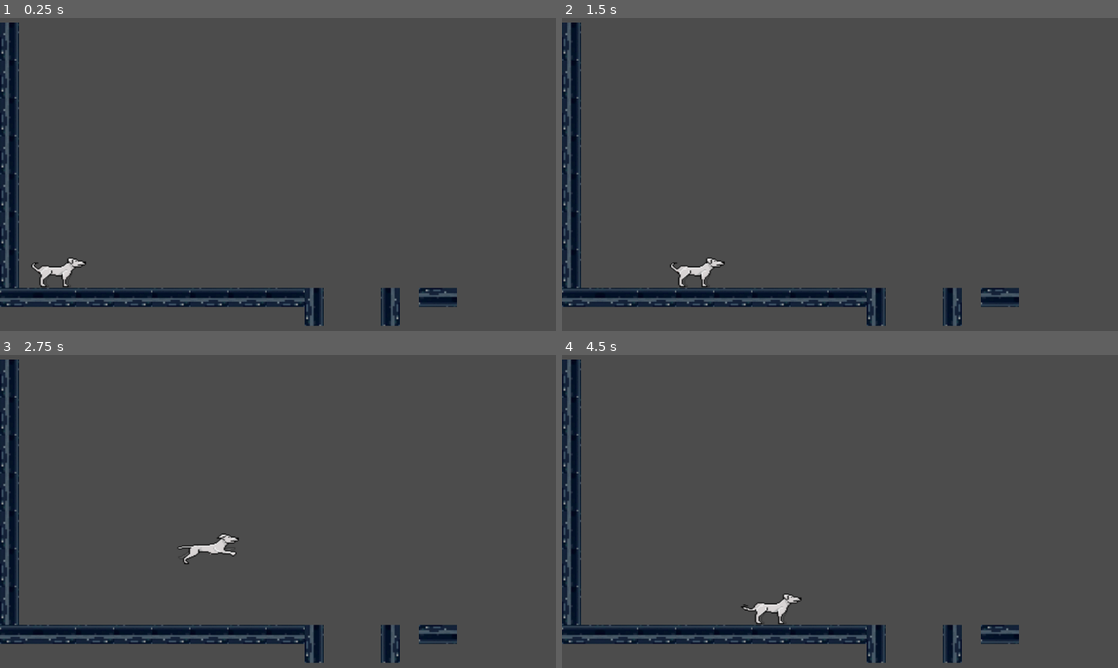
Above: before the commit, frames 1-4 (two rows, left to right).
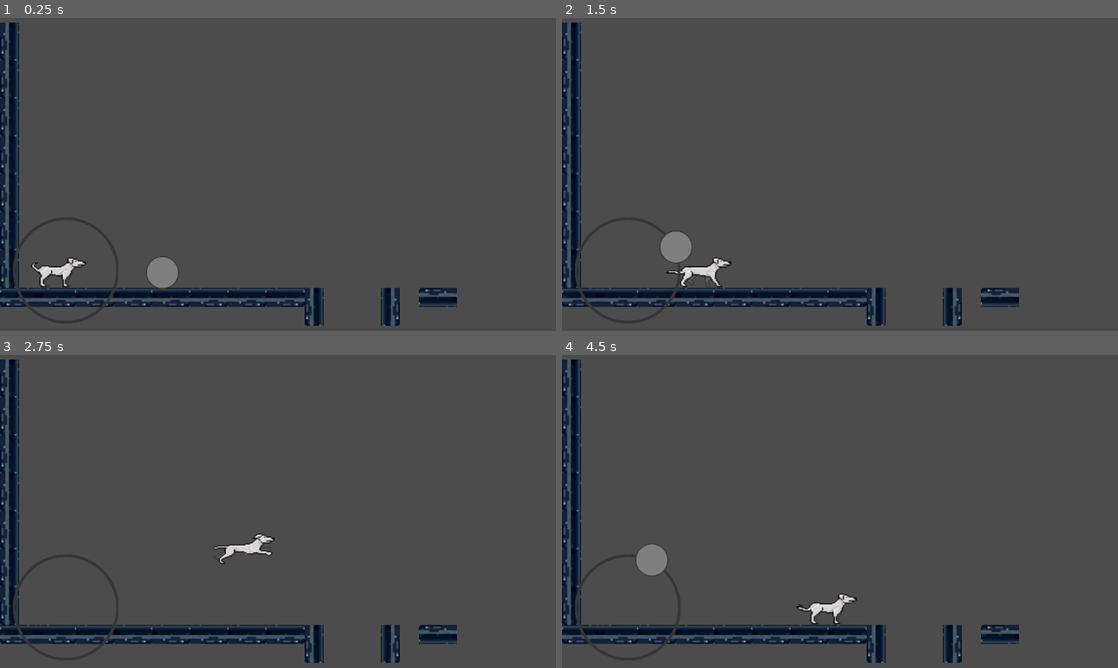
Above: after the commit, the same moments.

Repository: zrock-dev/la_fosa
Game: Godot game, scene res://src/game/Game.tscn
The game is run twice, just before and just after one commit, with the same random seed, the same clock (stepped at 60 frames per second) and the same inputs.
Inputs (mouse positions are in pixels of both pictures, inside the frame that each line leads up to):
- Up to frame 1 (0.25 s): no input
- Up to frame 2 (1.5 s): move the mouse to (1001, 143) at 0.52 s; hold Up (move_up) 0.53-1.25 s; hold Right (move_rigth) 0.53-1.25 s; click (1001, 143) at 0.67 s; drag from (745, 180) to (834, 233) at 1.27 s
- Up to frame 3 (2.75 s): move the mouse to (366, 420) at 2.02 s; hold Left (move_left) from 2.03 s (still down); hold Right (move_rigth) from 2.03 s (still down); tap Up (move_up) at 2.3 s
- Up to frame 4 (4.5 s): release Left (move_left) at 2.75 s; release Right (move_rigth) at 2.75 s; drag from (834, 570) to (684, 445) at 2.77 s; move the mouse to (1051, 552) at 3.52 s; hold Up (move_up) 3.53-4.25 s; drag from (684, 445) to (773, 411) at 4.27 s

The runs differ from the first frame. In frame 1, 0.5% of the frame differs, in the area x 2-32%, y 72-93%; in frame 2, 0.9%; in frame 3, 0.8%; in frame 4, 1.2%, in the area x 2-54%, y 60-93%.

Commit message:
joystick implementation progress

Diff:
--- a/assets/dog/joystick.tscn
+++ /dev/null
@@ -1,62 +0,0 @@
-[gd_scene load_steps=5 format=2]
-
-[ext_resource path="res://assets/button/circle2.png" type="Texture" id=1]
-[ext_resource path="res://assets/button/inner_circle.png" type="Texture" id=2]
-
-[sub_resource type="GDScript" id=1]
-script/source = "extends CanvasLayer
-
-signal move_signal
-var move_vector = Vector2(0,0)
-var joystick_active = false
-var limit = 90
-
-func _input(event):
-	if (event is InputEventScreenTouch and event.is_pressed()) or event is InputEventScreenDrag:
-		move_vector = calculate_move_vector(event.position)
-		joystick_active = true
-		limit_inner_circle(event.position)
-	if event is InputEventScreenTouch and not event.is_pressed():
-		joystick_active = false
-
-	$InnerCircle.visible = joystick_active
-
-func _physics_process(delta):
-	if joystick_active:
-		emit_signal(\"move_signal\", move_vector)
-
-func calculate_move_vector(event_position):
-	return (event_position - get_texture_center()).normalized()
-
-func limit_inner_circle(event_position):
-	var texture_center = get_texture_center()
-
-	if texture_center.distance_to(event_position) > limit:
-		var limit_vector = move_vector * limit
-		$InnerCircle.position = texture_center + limit_vector
-	else:
-		$InnerCircle.position = event_position
-
-func get_texture_center():
-	var radius = Vector2(limit, limit)
-	return $TouchScreenButton.position + radius
-"
-
-[sub_resource type="CircleShape2D" id=2]
-radius = 450.0
-
-[node name="CanvasLayer" type="CanvasLayer"]
-script = SubResource( 1 )
-
-[node name="TouchScreenButton" type="TouchScreenButton" parent="."]
-position = Vector2( 40, 402 )
-scale = Vector2( 0.198653, 0.2 )
-z_index = 1
-normal = ExtResource( 1 )
-shape = SubResource( 2 )
-
-[node name="InnerCircle" type="Sprite" parent="."]
-position = Vector2( 129, 488 )
-scale = Vector2( 0.488889, 0.488889 )
-z_index = 2
-texture = ExtResource( 2 )
--- a/src/button/joystick.tscn
+++ b/src/button/joystick.tscn
@@ -24,6 +24,9 @@
 func _physics_process(delta):
 	if joystick_active:
 		emit_signal(\"move_signal\", move_vector)
+		# print(move_vector)
+
+
 
 func calculate_move_vector(event_position):
 	return (event_position - get_texture_center()).normalized()
--- a/src/dog/player.gd
+++ b/src/dog/player.gd
@@ -3,6 +3,7 @@
 export var move_speed = 200.0
 var position_player := Vector2.ZERO
 
+# jump with gravity values
 export var jump_height : float
 export var jump_time_to_peak : float
 export var jump_time_to_descent : float
@@ -11,16 +12,27 @@
 onready var jump_gravity : float = ((-2.0 * jump_height) / (jump_time_to_peak * jump_time_to_peak)) * -1.0
 onready var fall_gravity : float = ((-2.0 * jump_height) / (jump_time_to_descent * jump_time_to_descent)) * -1.0
 
+# horizontal movement
+var is_right
+var is_left
+var duck
+var can_jump
+
+# joystick signal
+var is_joystick_in_use
+
 
 # Called when the node enters the scene tree for the first time.
 func _ready():
 	$AnimationTree.active = true
+	is_joystick_in_use = false
+	can_jump = false
 
 func _physics_process(delta):
 	position_player.y += get_gravity() * delta
 	position_player.x = get_input_position_player() * move_speed
 
-	if Input.is_action_just_pressed("move_up") and is_on_floor():
+	if (Input.is_action_just_pressed("move_up") or can_jump) and is_on_floor():
 		jump()
 
 	position_player = move_and_slide(position_player, Vector2.UP)
@@ -38,9 +50,10 @@
 
 func get_input_position_player() -> float:
 	var horizontal := 0.0
-	var is_right = Input.is_action_pressed("move_rigth")
-	var is_left = Input.is_action_pressed("move_left")
-	var is_down = Input.is_action_pressed("move_down")
+	if !is_joystick_in_use:
+		is_right = Input.is_action_pressed("move_rigth")
+		is_left = Input.is_action_pressed("move_left")
+		duck = Input.is_action_pressed("move_down")
 
 	if is_right or is_left:
 		$AnimationTree.set("parameters/movement/current", 1)
@@ -52,8 +65,40 @@
 			horizontal -= 1.0
 	else:
 		$AnimationTree.set("parameters/movement/current", 0)
-		if is_down:
+		is_joystick_in_use = false
+		if duck:
 			$AnimationTree.set("parameters/iddle/current", 1)
 		else:
 			$AnimationTree.set("parameters/iddle/current", 0)
+
+	reset_movement_flags()
 	return horizontal
+
+func reset_movement_flags():
+	is_right = false
+	is_left = false
+	duck = false
+	can_jump = false
+
+
+func _on_CanvasLayer_move_signal(move_vector):
+
+	is_joystick_in_use = true
+	var x_pos = move_vector.x
+	var y_pos = move_vector.y
+	var range_area = 0.8
+	var max_limit = 1
+
+	if in_range(x_pos, range_area, max_limit) && in_range(y_pos, -range_area, range_area): # rigth
+		is_right = true
+	elif in_range(x_pos, -range_area, -max_limit) && in_range(y_pos, -range_area, range_area): # left
+		is_left = true
+
+	if in_range(x_pos, -range_area, range_area) && in_range(y_pos, -range_area, -max_limit): # up
+		print("jump")
+		can_jump = true
+	elif in_range(x_pos, -range_area, range_area) && in_range(y_pos, -range_area, max_limit): # down
+		duck = true
+
+func in_range(number, mini, maxi) -> bool:
+	return number >= mini && number <= maxi
--- a/src/dog/player.tscn
+++ b/src/dog/player.tscn
@@ -1,7 +1,8 @@
-[gd_scene load_steps=18 format=2]
+[gd_scene load_steps=19 format=2]
 
 [ext_resource path="res://src/dog/player.gd" type="Script" id=1]
 [ext_resource path="res://assets/white_dog.png" type="Texture" id=2]
+[ext_resource path="res://src/button/joystick.tscn" type="PackedScene" id=3]
 
 [sub_resource type="Animation" id=1]
 length = 0.001
@@ -143,7 +144,7 @@
 nodes/up/position = Vector2( -240, 0 )
 nodes/waiking/node = SubResource( 12 )
 nodes/waiking/position = Vector2( -100, 280 )
-node_connections = [ "state", 0, "movement", "state", 1, "jump", "output", 0, "state", "movement", 0, "iddle", "movement", 1, "movement_time", "iddle", 0, "up", "iddle", 1, "down", "movement_time", 0, "waiking" ]
+node_connections = [ "state", 0, "movement", "state", 1, "jump", "output", 0, "state", "iddle", 0, "up", "iddle", 1, "down", "movement", 0, "iddle", "movement", 1, "movement_time", "movement_time", 0, "waiking" ]
 
 [node name="player" type="KinematicBody2D"]
 position = Vector2( 90, 511 )
@@ -181,3 +182,7 @@
 parameters/movement/current = 0
 parameters/movement_time/scale = 0.93
 parameters/state/current = 0
+
+[node name="CanvasLayer" parent="." instance=ExtResource( 3 )]
+
+[connection signal="move_signal" from="CanvasLayer" to="." method="_on_CanvasLayer_move_signal"]
--- a/src/game/Game.tscn
+++ b/src/game/Game.tscn
@@ -1,7 +1,8 @@
-[gd_scene load_steps=5 format=2]
+[gd_scene load_steps=6 format=2]
 
 [ext_resource path="res://assets/environment/ground-1.png" type="Texture" id=1]
 [ext_resource path="res://src/dog/player.tscn" type="PackedScene" id=2]
+[ext_resource path="res://src/button/joystick.tscn" type="PackedScene" id=3]
 
 [sub_resource type="ConvexPolygonShape2D" id=1]
 points = PoolVector2Array( 64, 32, 0, 32, 0, 0, 64, 0 )
@@ -43,3 +44,5 @@
 [node name="Player" parent="." instance=ExtResource( 2 )]
 position = Vector2( 66, 506 )
 move_speed = 180.0
+
+[node name="CanvasLayer" parent="." instance=ExtResource( 3 )]
Binary file removed: assets/button/circle2.png
Not shown, removed: assets/button/circle2.png.import
Not shown, removed: assets/button/inner_circle.png.import
Not shown, removed: src/dog/erasable.txt
